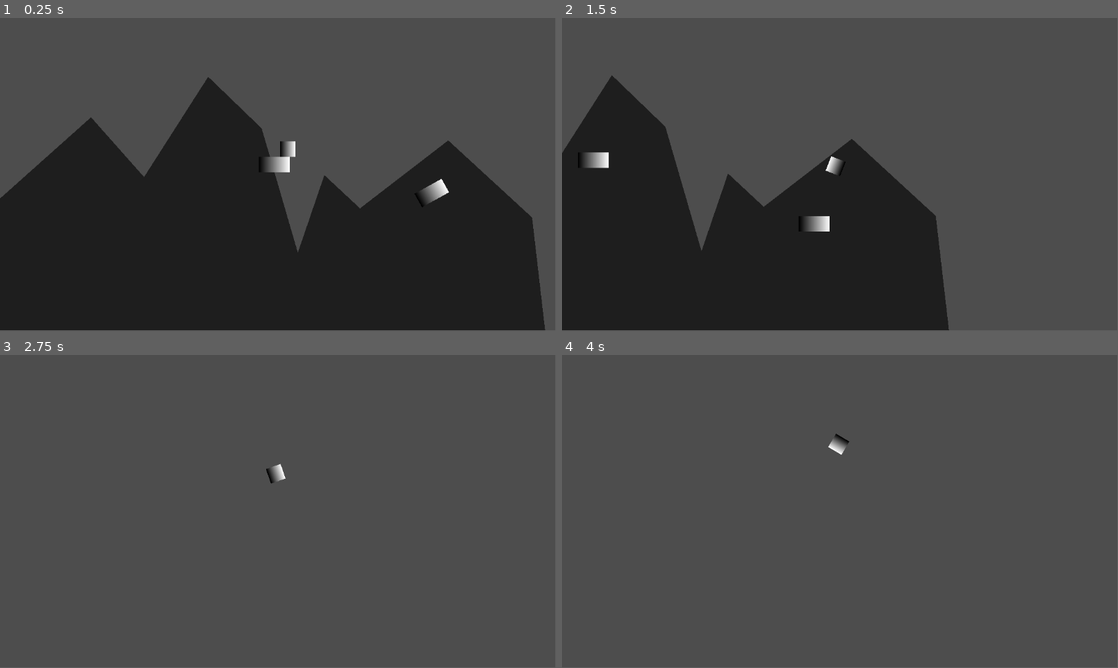
Above: before the commit, frames 1-4 (two rows, left to right).
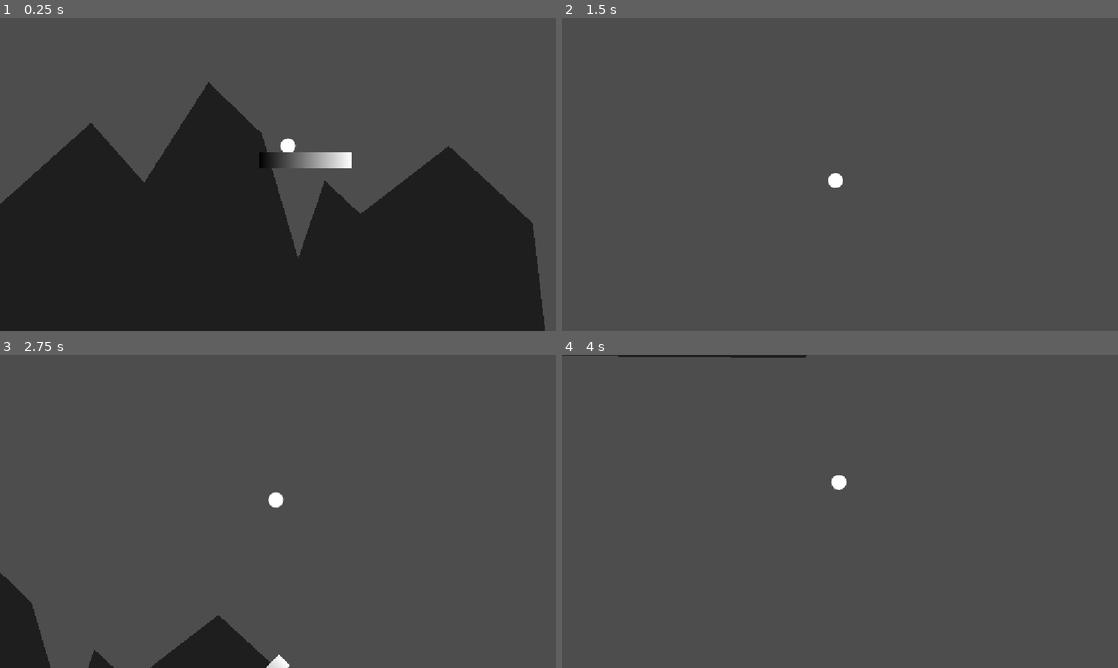
Above: after the commit, the same moments.

Repository: appellatebaton0/wierd-jam
Game: Godot game, scene res://Scenes/Main.tscn
Same seed, same stepped clock (60 frames per second), same inputs: the game is played once before the commit and once after it.
Inputs:
- Up to frame 1 (0.25 s): no input
- Up to frame 2 (1.5 s): tap Enter at 0.5 s; hold W 0.53-1.28 s; tap Space (JumpPerp) at 0.6, 0.77, 1.07, 1.35 s
- Up to frame 3 (2.75 s): tap Space (JumpPerp) at 1.52, 1.82, 2.1 s; hold W from 2.03 s (still down)
- Up to frame 4 (4 s): tap Space (JumpPerp) at 2.85, 3.02, 3.32, 3.6, 3.77 s; release W at 3.53 s
In our replay, the window is 799x449 before the commit and 800x450 after it. These sizes can differ from the game's own. Grey fills any space a smaller window leaves; there, only what the larger window draws over its background counts as a difference.

The runs differ from the first frame. In frame 1, 2.9% of the frame differs, in the area x 0-100%, y 0-100%; in frame 2, 36%, in the area x 0-70%, y 18-100%; in frame 3, 4.2%; in frame 4, 0.5%.

Commit message:
h1.2 - Rail Types
Added a few rail types, and kept messing around with the movement physics.

Diff:
--- a/Scenes/Main.tscn
+++ b/Scenes/Main.tscn
@@ -1,15 +1,21 @@
 [gd_scene format=3 uid="uid://p2tyqwglemqs"]
 
 [ext_resource type="Script" uid="uid://c10cndcu33lm7" path="res://Scripts/Camera.gd" id="1_pbw6q"]
-[ext_resource type="PackedScene" uid="uid://c83kcii5cge5" path="res://Scenes/SimpleRail.tscn" id="1_r150o"]
 [ext_resource type="PackedScene" uid="uid://b46f20mibw1h3" path="res://Scenes/Transform.tscn" id="2_kln2b"]
+[ext_resource type="PackedScene" uid="uid://c8owosjuwdc1g" path="res://Scenes/MediumRail.tscn" id="3_kln2b"]
 [ext_resource type="Script" uid="uid://c86lscdglgeil" path="res://Scripts/Transform.gd" id="3_rgh2o"]
 [ext_resource type="PackedScene" uid="uid://dsu8ksqadgaqx" path="res://Scenes/Player.tscn" id="4_rgh2o"]
 
-[sub_resource type="Gradient" id="Gradient_00egt"]
+[sub_resource type="Gradient" id="Gradient_x23er"]
 
-[sub_resource type="GradientTexture2D" id="GradientTexture2D_d4d1x"]
-gradient = SubResource("Gradient_00egt")
+[sub_resource type="GradientTexture2D" id="GradientTexture2D_pbw6q"]
+gradient = SubResource("Gradient_x23er")
+width = 192
+height = 32
+
+[sub_resource type="GradientTexture2D" id="GradientTexture2D_lkt02"]
+gradient = SubResource("Gradient_x23er")
+width = 192
 height = 32
 
 [node name="Main" type="Node" unique_id=1226045905]
@@ -24,65 +30,92 @@
 [node name="Player" parent="." unique_id=993666105 instance=ExtResource("4_rgh2o")]
 position = Vector2(142, -250)
 
-[node name="SimpleRail" parent="." unique_id=1357488898 node_paths=PackedStringArray("points") instance=ExtResource("1_r150o")]
-position = Vector2(-222, -426)
-facing_right = true
-points = [NodePath("Point 0"), NodePath("Point 1"), NodePath("Point 2"), NodePath("Point 3"), NodePath("Point 4")]
+[node name="MediumRail" parent="." unique_id=1357488898 node_paths=PackedStringArray("points") instance=ExtResource("3_kln2b")]
+position = Vector2(954, 35)
+facing_right = false
+points = [NodePath("Point 0"), NodePath("Point 1"), NodePath("Point 2"), NodePath("Point 3"), NodePath("Point 4"), NodePath("Point 5"), NodePath("Point 6")]
 
-[node name="Point 0" parent="SimpleRail" unique_id=514478884 instance=ExtResource("2_kln2b")]
-position = Vector2(360, 217)
-texture = SubResource("GradientTexture2D_d4d1x")
-next_interpol_time = 0.9
+[node name="Point 0" parent="MediumRail" unique_id=514478884 instance=ExtResource("2_kln2b")]
+position = Vector2(-747, -244)
+texture = SubResource("GradientTexture2D_pbw6q")
 next_ease = -2.0
-pos = Vector2(138, -209)
+next_wait = 0.2
+pos = Vector2(207, -209)
 
-[node name="Point 1" parent="SimpleRail" unique_id=1599102106 instance=ExtResource("2_kln2b")]
-position = Vector2(553, 216)
-texture = SubResource("GradientTexture2D_d4d1x")
-pos = Vector2(331, -210)
+[node name="Point 1" type="Sprite2D" parent="MediumRail" unique_id=725862126 instance=ExtResource("2_kln2b")]
+modulate = Color(1, 1, 1, 0.62352943)
+position = Vector2(-555, -435)
+texture = SubResource("GradientTexture2D_lkt02")
+script = ExtResource("3_rgh2o")
+next_ease = -2.0
+pos = Vector2(399, -400)
 
-[node name="Point 2" type="Sprite2D" parent="SimpleRail" unique_id=819551156 instance=ExtResource("2_kln2b")]
+[node name="Point 2" type="Sprite2D" parent="MediumRail" unique_id=569361823 instance=ExtResource("2_kln2b")]
 modulate = Color(1, 1, 1, 0.62352943)
-position = Vector2(162, 211)
-texture = SubResource("GradientTexture2D_d4d1x")
+position = Vector2(-350.19, -244)
+rotation = -1.02
+texture = SubResource("GradientTexture2D_lkt02")
 script = ExtResource("3_rgh2o")
-next_interpol_time = 1.3
-pos = Vector2(-60, -215)
+next_ease = -2.0
+pos = Vector2(603.81, -209)
+rot = -1.02
 
-[node name="Point 3" type="Sprite2D" parent="SimpleRail" unique_id=1249837371 instance=ExtResource("2_kln2b")]
+[node name="Point 3" type="Sprite2D" parent="MediumRail" unique_id=1554955512 instance=ExtResource("2_kln2b")]
 modulate = Color(1, 1, 1, 0.62352943)
-position = Vector2(222, 403)
-texture = SubResource("GradientTexture2D_d4d1x")
+position = Vector2(-367, -46)
+rotation = -0.6066315
+texture = SubResource("GradientTexture2D_lkt02")
 script = ExtResource("3_rgh2o")
-next_interpol_time = 1.5
+next_interpol_time = 0.6
 next_ease = -2.0
-pos = Vector2(0, -23)
+pos = Vector2(587, -11)
+rot = -0.6066315
 
-[node name="Point 4" type="Sprite2D" parent="SimpleRail" unique_id=370792900 instance=ExtResource("2_kln2b")]
+[node name="Point 4" type="Sprite2D" parent="MediumRail" unique_id=296186354 instance=ExtResource("2_kln2b")]
 modulate = Color(1, 1, 1, 0.62352943)
-texture = SubResource("GradientTexture2D_d4d1x")
+position = Vector2(-854, 165)
+texture = SubResource("GradientTexture2D_lkt02")
 script = ExtResource("3_rgh2o")
-pos = Vector2(-222, -426)
+next_interpol_time = 0.3
+next_ease = -2.0
+next_wait = 1.0
+pos = Vector2(100, 200)
 
-[node name="SimpleRail2" parent="." unique_id=843856472 node_paths=PackedStringArray("points") instance=ExtResource("1_r150o")]
-position = Vector2(152, -81)
+[node name="Point 5" type="Sprite2D" parent="MediumRail" unique_id=631491222 instance=ExtResource("2_kln2b")]
+modulate = Color(1, 1, 1, 0.62352943)
+position = Vector2(-788, 310)
+texture = SubResource("GradientTexture2D_lkt02")
+script = ExtResource("3_rgh2o")
+next_interpol_time = 2.0
+next_ease = -2.0
+pos = Vector2(166, 345)
+
+[node name="Point 6" type="Sprite2D" parent="MediumRail" unique_id=1545856886 instance=ExtResource("2_kln2b")]
+modulate = Color(1, 1, 1, 0.62352943)
+texture = SubResource("GradientTexture2D_lkt02")
+script = ExtResource("3_rgh2o")
+pos = Vector2(954, 35)
+
+[node name="MediumRail2" parent="." unique_id=942503002 node_paths=PackedStringArray("points") instance=ExtResource("3_kln2b")]
+position = Vector2(-246, 206)
 facing_right = false
-points = [NodePath("Point 0"), NodePath("Point 1"), NodePath("Point 2")]
+points = [NodePath("Point 0"), NodePath("Point 1")]
+wait = 4.0
 
-[node name="Point 0" parent="SimpleRail2" unique_id=639958847 instance=ExtResource("2_kln2b")]
-position = Vector2(362, -104)
-rotation = -0.7715469
-texture = SubResource("GradientTexture2D_d4d1x")
-next_interpol_time = 1.5
-pos = Vector2(514, -185)
-rot = -0.7715469
+[node name="Point 0" type="Sprite2D" parent="MediumRail2" unique_id=448524720 instance=ExtResource("2_kln2b")]
+modulate = Color(1, 1, 1, 0.62352943)
+position = Vector2(-1, -3)
+texture = SubResource("GradientTexture2D_lkt02")
+script = ExtResource("3_rgh2o")
+next_interpol_time = 0.6
+next_ease = -2.0
+pos = Vector2(-247, 203)
 
-[node name="Point 1" parent="SimpleRail2" unique_id=741416195 instance=ExtResource("2_kln2b")]
-position = Vector2(295, -2)
-texture = SubResource("GradientTexture2D_d4d1x")
-next_ease = -2.0
-pos = Vector2(447, -83)
-
-[node name="Point 2" parent="SimpleRail2" unique_id=1903020221 instance=ExtResource("2_kln2b")]
-texture = SubResource("GradientTexture2D_d4d1x")
-pos = Vector2(152, -81)
+[node name="Point 1" type="Sprite2D" parent="MediumRail2" unique_id=1589962517 instance=ExtResource("2_kln2b")]
+modulate = Color(1, 1, 1, 0.62352943)
+position = Vector2(-154, -156)
+rotation = 1.5696635
+texture = SubResource("GradientTexture2D_lkt02")
+script = ExtResource("3_rgh2o")
+pos = Vector2(-400, 50)
+rot = 1.5696635
--- /dev/null
+++ b/Scenes/MediumRail.tscn
@@ -0,0 +1,36 @@
+[gd_scene format=3 uid="uid://c8owosjuwdc1g"]
+
+[ext_resource type="Script" uid="uid://bxrcj1e4vvs30" path="res://Scripts/Rail.gd" id="1_ko3ml"]
+
+[sub_resource type="Gradient" id="Gradient_x23er"]
+
+[sub_resource type="GradientTexture2D" id="GradientTexture2D_lkt02"]
+gradient = SubResource("Gradient_x23er")
+width = 192
+height = 32
+
+[sub_resource type="RectangleShape2D" id="RectangleShape2D_y37nw"]
+size = Vector2(192, 32)
+
+[sub_resource type="RectangleShape2D" id="RectangleShape2D_ixxbc"]
+size = Vector2(192, 8.5)
+
+[node name="MediumRail" type="CharacterBody2D" unique_id=1357488898]
+collision_mask = 0
+script = ExtResource("1_ko3ml")
+debug_texture = SubResource("GradientTexture2D_lkt02")
+
+[node name="Sprite2D" type="Sprite2D" parent="." unique_id=2124093363]
+texture = SubResource("GradientTexture2D_lkt02")
+
+[node name="CollisionShape2D" type="CollisionShape2D" parent="." unique_id=1745674482]
+shape = SubResource("RectangleShape2D_y37nw")
+
+[node name="RailSnap" type="Area2D" parent="." unique_id=12025911]
+position = Vector2(0, 8)
+collision_layer = 4
+collision_mask = 2
+
+[node name="CollisionShape2D" type="CollisionShape2D" parent="RailSnap" unique_id=567593294]
+position = Vector2(0, -28.75)
+shape = SubResource("RectangleShape2D_ixxbc")
--- a/Scenes/Player.tscn
+++ b/Scenes/Player.tscn
@@ -2,15 +2,20 @@
 
 [ext_resource type="Script" uid="uid://dmc7nasewcrt7" path="res://Scripts/Player.gd" id="1_rpqav"]
 
-[sub_resource type="RectangleShape2D" id="RectangleShape2D_5q5h1"]
-size = Vector2(32, 32)
+[sub_resource type="CircleShape2D" id="CircleShape2D_rpqav"]
+radius = 16.0
 
 [sub_resource type="Gradient" id="Gradient_s7307"]
+offsets = PackedFloat32Array(0.9219653, 1)
+colors = PackedColorArray(1, 1, 1, 1, 0, 0, 0, 0)
 
 [sub_resource type="GradientTexture2D" id="GradientTexture2D_av2a1"]
 gradient = SubResource("Gradient_s7307")
 width = 32
 height = 32
+fill = 1
+fill_from = Vector2(0.5, 0.5)
+fill_to = Vector2(0.6858974, 0)
 
 [node name="Player" type="CharacterBody2D" unique_id=993666105 groups=["Player"]]
 collision_layer = 2
@@ -20,7 +25,7 @@
 script = ExtResource("1_rpqav")
 
 [node name="CollisionShape2D" type="CollisionShape2D" parent="." unique_id=571296389]
-shape = SubResource("RectangleShape2D_5q5h1")
+shape = SubResource("CircleShape2D_rpqav")
 
 [node name="Sprite2D" type="Sprite2D" parent="." unique_id=500600916]
 texture = SubResource("GradientTexture2D_av2a1")
--- a/Scenes/SimpleRail.tscn
+++ b/Scenes/ShortRail.tscn
@@ -1,11 +1,11 @@
 [gd_scene format=3 uid="uid://c83kcii5cge5"]
 
-[ext_resource type="Script" uid="uid://dk81vtr7knsdu" path="res://Scripts/SimpleRail.gd" id="1_w1t0f"]
+[ext_resource type="Script" uid="uid://bxrcj1e4vvs30" path="res://Scripts/Rail.gd" id="1_n1dup"]
 
-[sub_resource type="Gradient" id="Gradient_00egt"]
+[sub_resource type="Gradient" id="Gradient_pbw6q"]
 
-[sub_resource type="GradientTexture2D" id="GradientTexture2D_d4d1x"]
-gradient = SubResource("Gradient_00egt")
+[sub_resource type="GradientTexture2D" id="GradientTexture2D_v1gob"]
+gradient = SubResource("Gradient_pbw6q")
 height = 32
 
 [sub_resource type="RectangleShape2D" id="RectangleShape2D_00egt"]
@@ -14,15 +14,12 @@
 [sub_resource type="RectangleShape2D" id="RectangleShape2D_w1t0f"]
 size = Vector2(64, 8.5)
 
-[node name="SimpleRail" type="CharacterBody2D" unique_id=1357488898]
+[node name="ShortRail" type="CharacterBody2D" unique_id=1357488898]
 collision_mask = 0
-script = ExtResource("1_w1t0f")
-facing_right = null
-easing = 0.4
-debug_texture = SubResource("GradientTexture2D_d4d1x")
+script = ExtResource("1_n1dup")
 
 [node name="Sprite2D" type="Sprite2D" parent="." unique_id=2124093363]
-texture = SubResource("GradientTexture2D_d4d1x")
+texture = SubResource("GradientTexture2D_v1gob")
 
 [node name="CollisionShape2D" type="CollisionShape2D" parent="." unique_id=1745674482]
 shape = SubResource("RectangleShape2D_00egt")
--- a/Scripts/Player.gd
+++ b/Scripts/Player.gd
@@ -21,21 +21,17 @@
 			velocity = inert_vel
 
 		if Input.is_action_just_pressed("JumpPerp"):
-			print("!")
 			jump_velo = -500
 
 		velocity += Vector2(0, jump_velo).rotated(rotation)
 		jump_velo /= 1.1
-		#	print("!")
-		#	velocity += Vector2(0, -100).rotated(rotation)
-
 	else:
 		rotation += 0.2
 
 		jump_velo = 0.0
 
 		velocity.x /= 1.01
-	velocity += get_gravity() * delta * (1 if not snapped_to else 3)
+		velocity += get_gravity() * delta * 0.6
 
 	move_and_slide()
 
--- a/Scripts/Rail.gd
+++ b/Scripts/Rail.gd
@@ -1,5 +1,5 @@
 @tool
-@abstract class_name Rail extends CharacterBody2D
+class_name Rail extends CharacterBody2D
 
 const TRANSFORM = preload("res://Scenes/Transform.tscn")
 
@@ -26,6 +26,7 @@
 var curr:Transform  # The transform to lerp to currently
 var next:Transform  # The transform to lerp to next
 
+@export var wait = 0.0 # How long to wait before the next interpolation.
 var lerp_amnt = 0.0 # How close this rail is to curr. 0.0 - 1.0
 
 func _ready() -> void:
@@ -38,13 +39,19 @@
 		curr = points[0]
 		next = points[1]
 
+		global_position = curr.pos
 
 func _physics_process(delta: float) -> void:
 
 	# IF anything's gone wrong or this just shouldn't be done, then don't do it.
 	if Engine.is_editor_hint(): return
 
-	if len(points) > 1:
+	wait = move_toward(wait, 0, delta)
+	if wait:
+		lerp_amnt = 0.0
+		velocity = Vector2.ZERO
+		print(self, wait)
+	if len(points) > 1 and wait == 0.0:
 
 		var pos = lerp_ease(curr.pos, next.pos, lerp_amnt, curr.next_ease)
 		var rot = lerp_ease(curr.rot, next.rot, lerp_amnt, curr.next_ease)
@@ -56,8 +63,11 @@
 		lerp_amnt = move_toward(lerp_amnt, 1.0, delta / curr.next_interpol_time)
 
 		if lerp_amnt == 1 and next != curr:
+			wait = curr.next_wait
+
 			curr = next
 			next = points[min(points.find(next) + 1, len(points) - 1)]
+
 			lerp_amnt = 0.0
 
 	var rail_bodies := rail_snap.get_overlapping_bodies()
@@ -66,6 +76,8 @@
 		player.snapped_to = self
 	elif not rail_bodies.has(player) and player.snapped_to == self:
 		player.snapped_to = null
+
+	if velocity.x: facing_right = velocity.x > 0
 
 	move_and_slide()
 
--- a/Scripts/SimpleRail.gd
+++ /dev/null
@@ -1,2 +0,0 @@
-@tool
-class_name SimpleRail extends Rail
--- a/Scripts/Transform.gd
+++ b/Scripts/Transform.gd
@@ -3,6 +3,7 @@
 
 @export var next_interpol_time := 1.0
 @export var next_ease := 0.4
+@export var next_wait := 0.0
 
 @export var pos:Vector2
 @export var rot:float
--- a/project.godot
+++ b/project.godot
@@ -15,9 +15,17 @@
 config/features=PackedStringArray("4.6", "Forward Plus")
 config/icon="res://icon.svg"
 
+[display]
+
+window/stretch/mode="canvas_items"
+
 [dotnet]
 
 project/assembly_name="wierd-jam"
+
+[editor_plugins]
+
+enabled=PackedStringArray("res://addons/godot_super-wakatime/plugin.cfg")
 
 [global_group]
 
Not shown, removed: Scripts/SimpleRail.gd.uid
